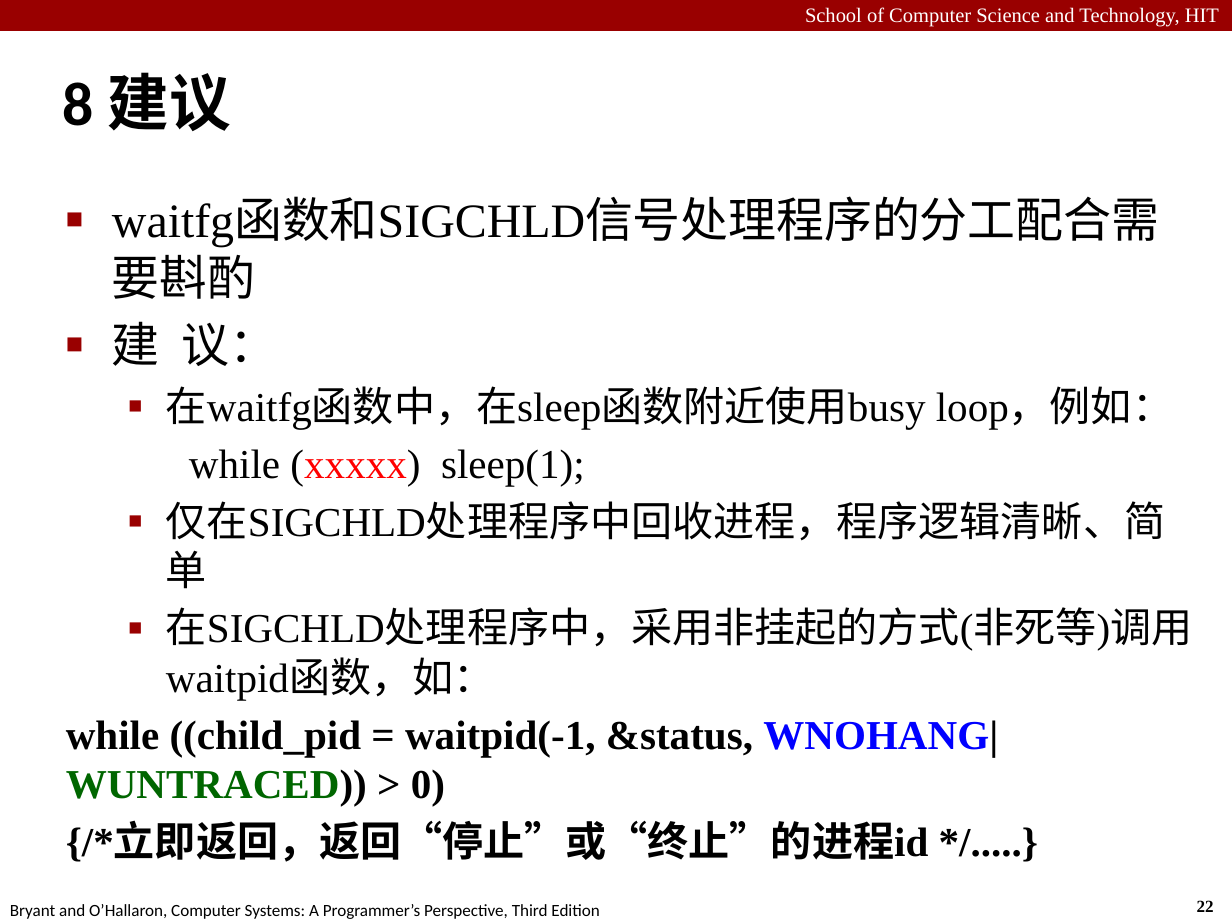
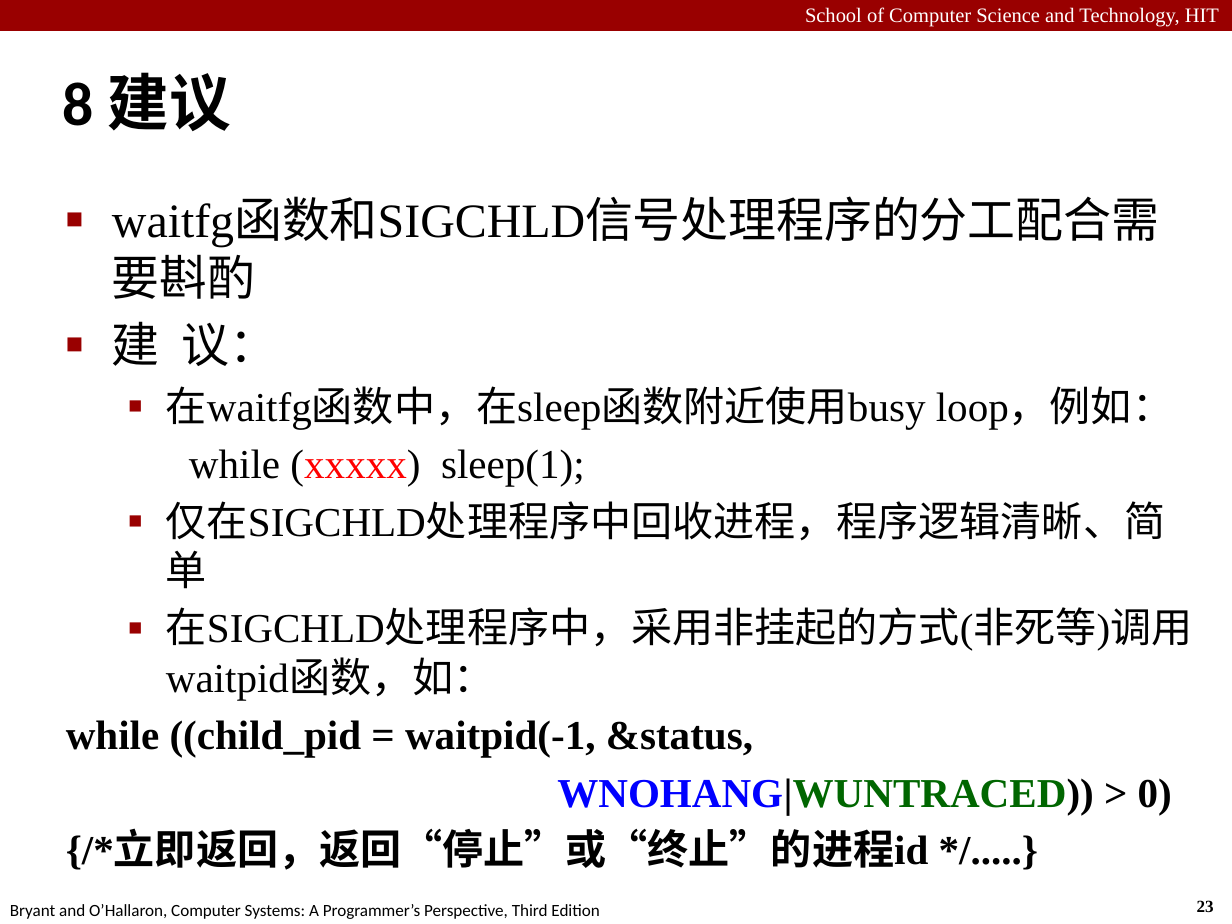
Before and after one commit to cuttingedge191/HITCS-ICS_CSAPP, a slide deck: slide 23 of HIT_Labs/Lab7/Lab7-2021.pptx (slide 22 before the commit). Drawn at 1232x924 pixels with LibreOffice and Linux fonts; fonts in the diff are those of the drawing. Boxes give left, top, right and bottom in pixels: in the first picture for what was removed or moved away, otherwise in the second. Text is boxed around its words. In the diff, an @@ line names an element or a change of style, - is before the commit and + after.

```diff
--- a/HIT_Labs/Lab7/Lab7-2021.pptx
+++ b/HIT_Labs/Lab7/Lab7-2021.pptx
@@ text at [66,720,1172,815]: text changed @@
-  while ((child_pid = waitpid(-1, &status, WNOHANG|WUNTRACED)) > 0)
+  while ((child_pid = waitpid(-1, &status,
+  WNOHANG|WUNTRACED)) > 0)
@@ page number at [1197,900,1214,912]: text changed @@
-22
+23
```
Also in this commit, not shown: 8 other slides changed, 1 slide added, 43 other files.
